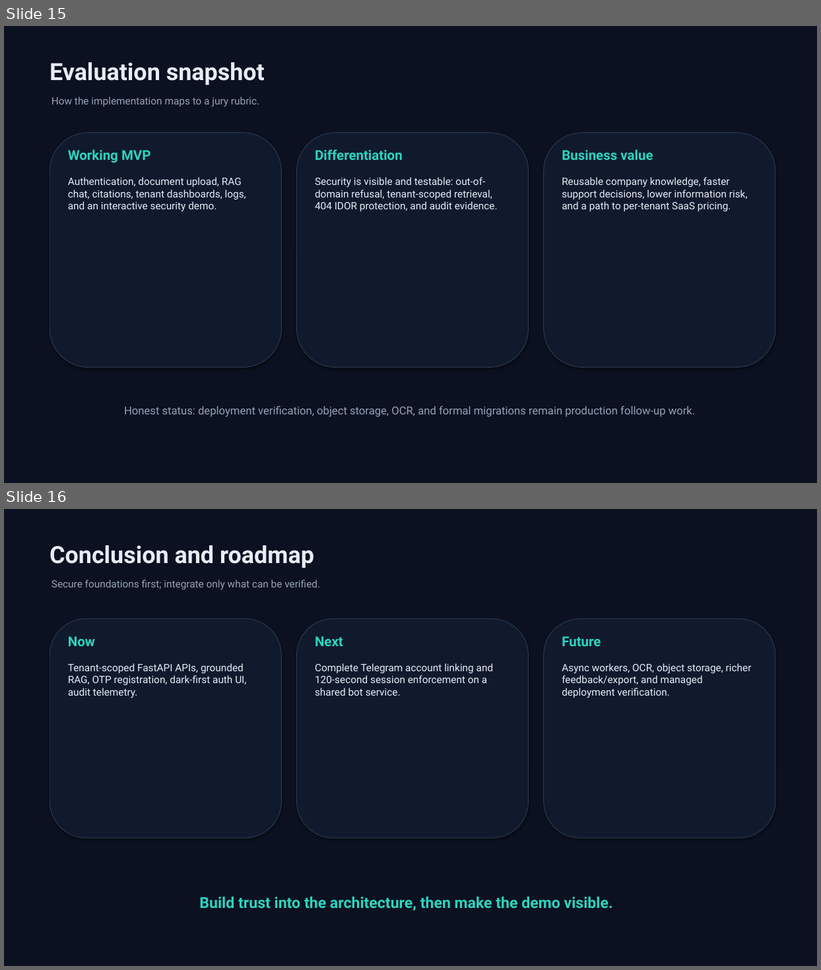
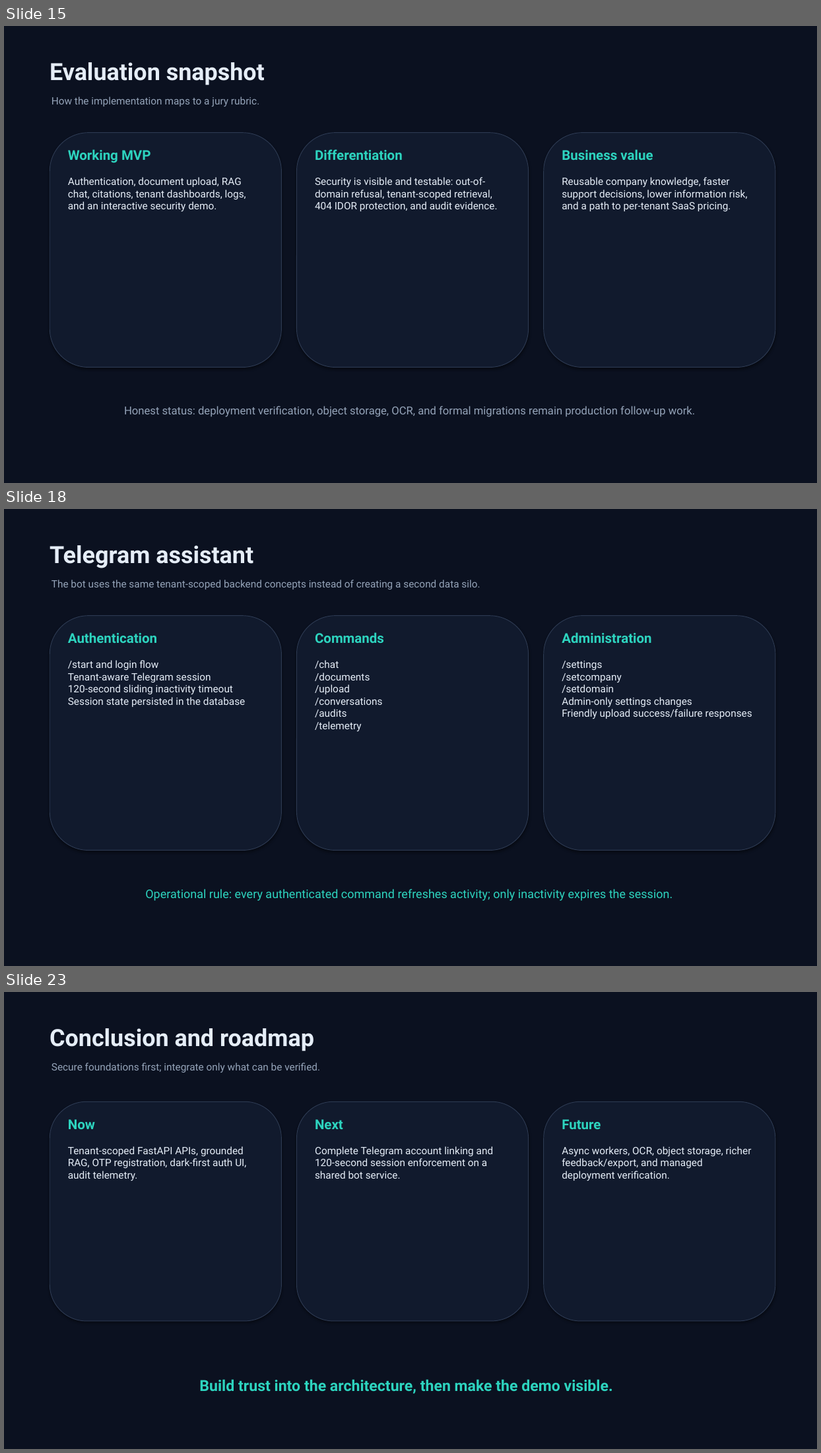
Before and after one commit to aksharganji23/tenantAI, a slide deck: presentation/SaaSsum_AI_Presentation.pptx. Shown one above the other, each under a label of ours: slides 15 and 16 before the commit, slides 15, 18 and 23 after it; the slides between them are not shown. The pictures are 821x970 and 821x1453 pixels, drawn with LibreOffice and Linux fonts; fonts in the diff are those of the drawing. Boxes give left, top, right and bottom in pixels: in the first picture for what was removed or moved away, otherwise in the second. Text is boxed around its words. In the diff, an @@ line names an element or a change of style, - is before the commit and + after.

```diff
--- a/presentation/SaaSsum_AI_Presentation.pptx
+++ b/presentation/SaaSsum_AI_Presentation.pptx
@@ slide 18 added at (x1=4, y1=509, x2=817, y2=966), background #0B1120 @@
@@ text added at (x1=50, y1=545, x2=253, y2=568), 28 pt, text #E5EDF7, bold @@
+Telegram assistant
@@ text added at (x1=52, y1=580, x2=480, y2=590), 12 pt, text #94A3B8 @@
+The bot uses the same tenant-scoped backend concepts instead of creating a second data silo.
@@ rounded rectangle added at (x1=50, y1=616, x2=282, y2=851), fill #111A2D, outline #2D3A52 0.75 pt @@
@@ rounded rectangle added at (x1=297, y1=616, x2=529, y2=851), fill #111A2D, outline #2D3A52 0.75 pt @@
@@ rounded rectangle added at (x1=544, y1=616, x2=776, y2=851), fill #111A2D, outline #2D3A52 0.75 pt @@
@@ text added at (x1=68, y1=632, x2=157, y2=643), 16 pt, text #2DD4BF, bold @@
+Authentication
@@ text added at (x1=315, y1=632, x2=384, y2=643), 16 pt, text #2DD4BF, bold @@
+Commands
@@ text added at (x1=562, y1=632, x2=651, y2=643), 16 pt, text #2DD4BF, bold @@
+Administration
@@ text added at (x1=68, y1=660, x2=246, y2=707), 12 pt, text #E5EDF7 @@
+/start and login flow
+Tenant-aware Telegram session
+120-second sliding inactivity timeout
+Session state persisted in the database
@@ text added at (x1=315, y1=660, x2=383, y2=732), 12 pt, text #E5EDF7 @@
+/chat
+/documents
+/upload
+/conversations
+/audits
+/telemetry
@@ text added at (x1=562, y1=661, x2=752, y2=719), 12 pt, text #E5EDF7 @@
+/settings
+/setcompany
+/setdomain
+Admin-only settings changes
+Friendly upload success/failure responses
@@ text added at (x1=145, y1=889, x2=673, y2=901), 14 pt, text #2DD4BF @@
+Operational rule: every authenticated command refreshes activity; only inactivity expires the session.
@@ what was slide 16 is now slide 23 @@
```
Also in this commit, not shown: 6 other slides added, 1 other file.
